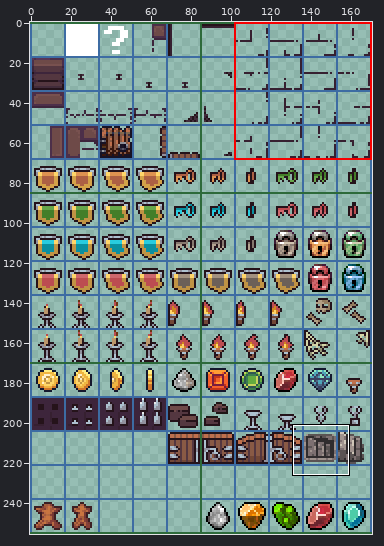
A sprite sheet gets an edit: LuckNGold/Resources/Fonts/PixelDungeon.png. The first picture is a wide view before the edit; the outline marks the close-up.
Close-up. Before:
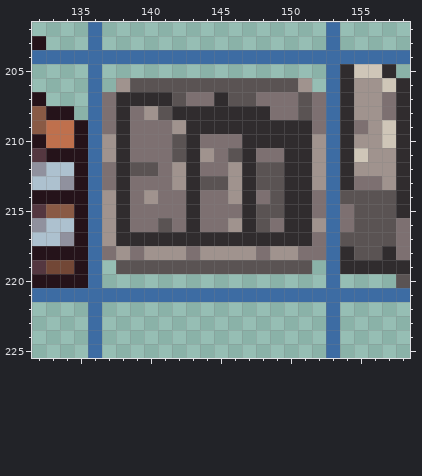
The file is 171x256 pixels. Pixels under 10% opacity are left out. Colours within 5 levels of each other are drawn and written as one. Shown: x 132..158, y 202..225. The commit also changed other parts of the picture, which this record leaves out.
New version:
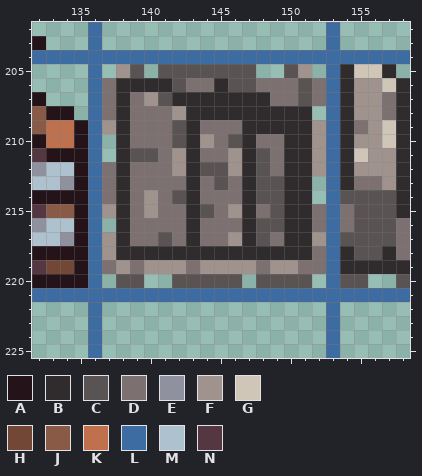
Palette (. is transparent): A #25131a  B #302c2e  C #5a5353  D #7d7071  E #90919e  F #a0938e  G #cfc6b8  H #724736  J #895a45  K #bf704d  L #3d6ca3  M #adc1cf  N #543740
The edit:
{"y":205,"x":138,"old":"..","new":"FC"}
{"y":205,"x":141,"old":".......","new":"CCCCCCC"}
{"y":205,"x":150,"old":"..","new":"CF"}
{"y":206,"x":137,"old":".FCCC","new":"DBBBB"}
{"y":206,"x":143,"old":"CCC","new":"DDB"}
{"y":206,"x":148,"old":"CCCF.","new":"DDDCD"}
{"y":207,"x":139,"old":"BBBCDD","new":"DFCBBB"}
{"y":207,"x":146,"old":"CCD","new":"BBB"}
{"y":208,"x":140,"old":"FCB","new":"DDF"}
{"y":208,"x":149,"old":"DDCD","new":"BBB."}
{"y":209,"x":137,"old":"D","new":"F"}
{"y":209,"x":142,"old":"F","new":"C"}
{"y":209,"x":144,"old":"BBB","new":"DDD"}
{"y":209,"x":152,"old":"D","new":"F"}
{"y":210,"x":137,"old":"F","new":"."}
{"y":210,"x":144,"old":"D","new":"F"}
{"y":210,"x":146,"old":"D","new":"C"}
{"y":210,"x":148,"old":"BB","new":"DD"}
{"y":211,"x":137,"old":"F","new":"."}
{"y":211,"x":139,"old":"DD","new":"CC"}
{"y":211,"x":142,"old":"C","new":"F"}
{"y":211,"x":144,"old":"F","new":"D"}
{"y":211,"x":146,"old":"C","new":"F"}
{"y":211,"x":148,"old":"D","new":"C"}
{"y":212,"x":139,"old":"CC","new":"DD"}
{"y":212,"x":144,"old":"DD","new":"CC"}
{"y":212,"x":149,"old":"C","new":"D"}
{"y":213,"x":142,"old":"F","new":"D"}
{"y":213,"x":144,"old":"C","new":"D"}
{"y":213,"x":146,"old":"F","new":"D"}
{"y":213,"x":152,"old":"F","new":"."}
{"y":214,"x":137,"old":"F","new":"D"}
{"y":214,"x":142,"old":"D","new":"C"}
{"y":214,"x":146,"old":"F","new":"D"}
{"y":214,"x":148,"old":"D","new":"C"}
{"y":214,"x":152,"old":"D","new":"."}
{"y":215,"x":140,"old":"D","new":"F"}
{"y":215,"x":144,"old":"D","new":"C"}
{"y":215,"x":146,"old":"D","new":"F"}
{"y":215,"x":148,"old":"C","new":"D"}
{"y":216,"x":137,"old":"F","new":"."}
{"y":216,"x":141,"old":"C","new":"D"}
{"y":216,"x":146,"old":"F","new":"D"}
{"y":216,"x":149,"old":"D","new":"C"}
{"y":216,"x":152,"old":"F","new":"D"}
{"y":217,"x":139,"old":"BBBB","new":"DDCD"}
{"y":217,"x":144,"old":"BBB","new":"DDF"}
{"y":217,"x":148,"old":"BB","new":"CD"}
{"y":217,"x":152,"old":"D","new":"F"}
{"y":218,"x":137,"old":"DFDFFFDFFFFDFFD","new":"FBBBBBBBBBBBBBB"}
{"y":219,"x":137,"old":".CCCCCCCCCCCCCC.","new":"DFDFFFDFFFFDFFDD"}
{"y":220,"x":138,"old":"..","new":"CC"}
{"y":220,"x":142,"old":".....","new":"CCCCC"}
{"y":220,"x":148,"old":"....","new":"CCCC"}
{"y":220,"x":154,"old":"..","new":"CC"}
{"label":"changed","picture_box":[102,64,368,288]}
